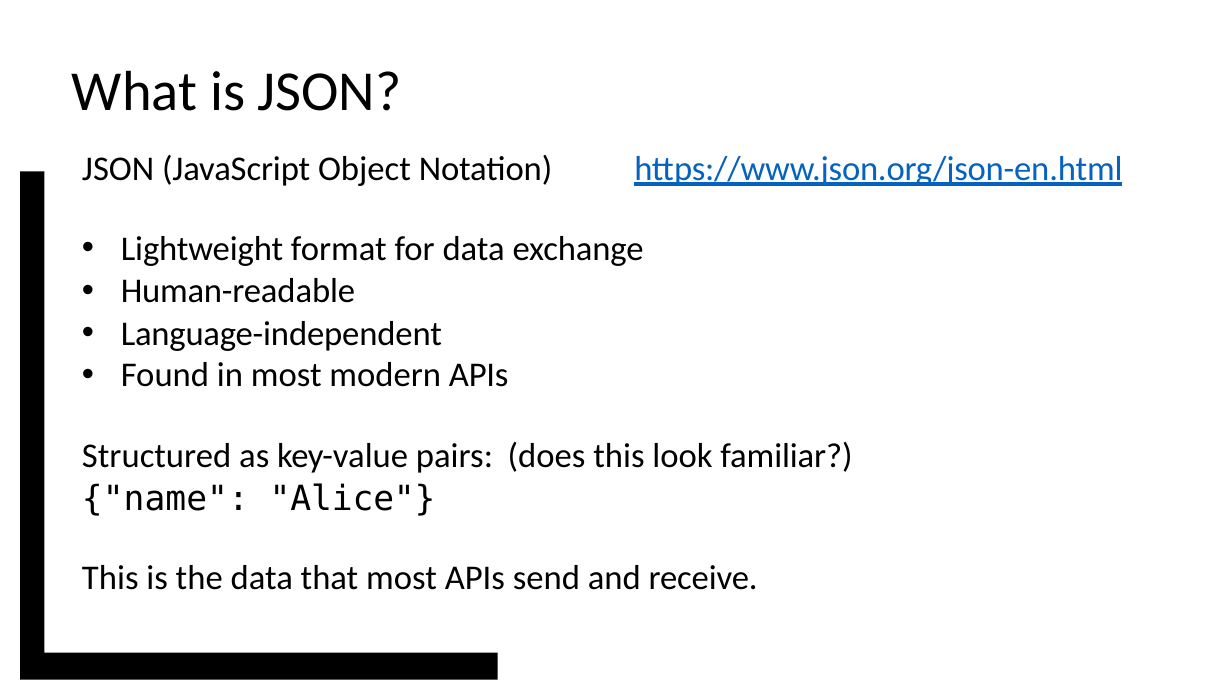
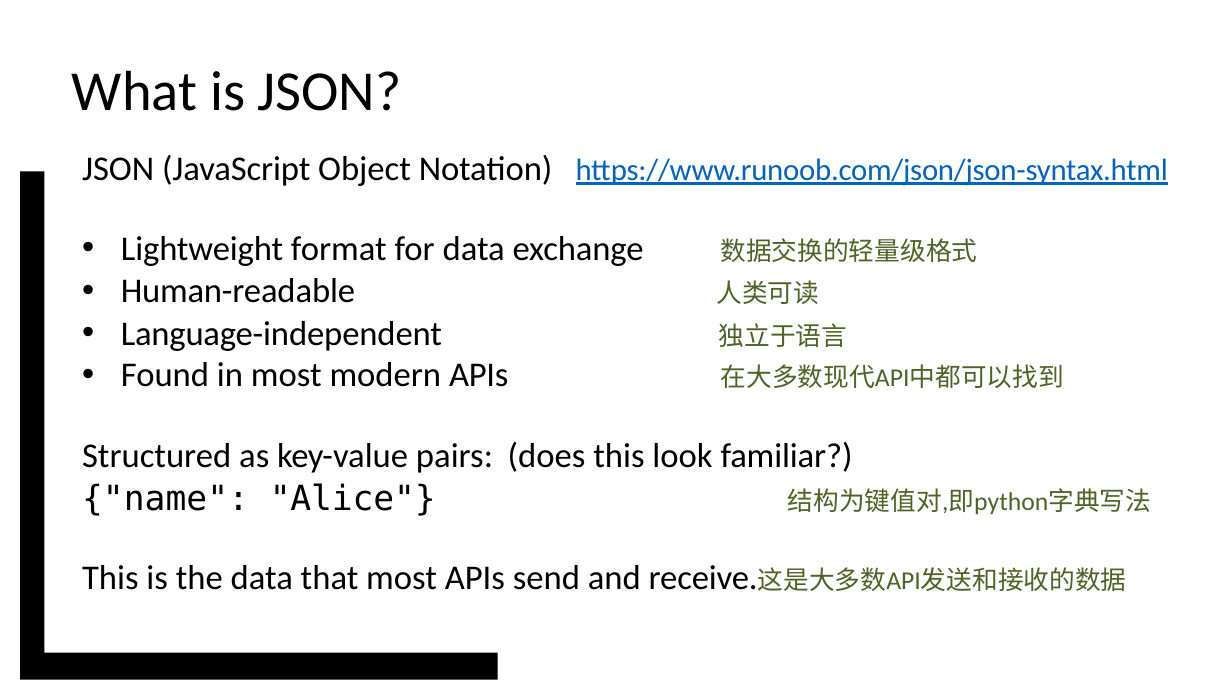
Before and after one commit to vcboy1/Leeds, a slide deck: slide 12 of 26fall/1850/Note/w1.8_s2.pptx. Drawn at 1232x693 pixels with LibreOffice and Linux fonts; fonts in the diff are those of the drawing; background and template pictures are left out. Boxes give left, top, right and bottom in pixels: in the first picture for what was removed or moved away, otherwise in the second. Text is boxed around its words. In the diff, an @@ line names an element or a change of style, - is before the commit and + after.

```diff
--- a/26fall/1850/Note/w1.8_s2.pptx
+++ b/26fall/1850/Note/w1.8_s2.pptx
@@ text at [82,155,1168,388]: text changed @@
-JSON (JavaScript Object Notation) https://www.json.org/json-en.html
-• Lightweight format for data exchange
-• Human-readable
-• Language-independent
-• Found in most modern APIs
+JSON (JavaScript Object Notation) https://www.runoob.com/json/json-syntax.html
+• Lightweight format for data exchange 数据交换的轻量级格式
+• Human-readable 人类可读
+• Language-independent 独立于语言
+• Found in most modern APIs 在大多数现代API中都可以找到
@@ text at [82,483,1152,591]: text changed @@
-{"name": "Alice"}
-This is the data that most APIs send and receive.
+{"name": "Alice"} 结构为键值对,即python字典写法
+This is the data that most APIs send and receive.这是大多数API发送和接收的数据
```
Also in this commit, not shown: 12 other slides changed, 32 other files.
